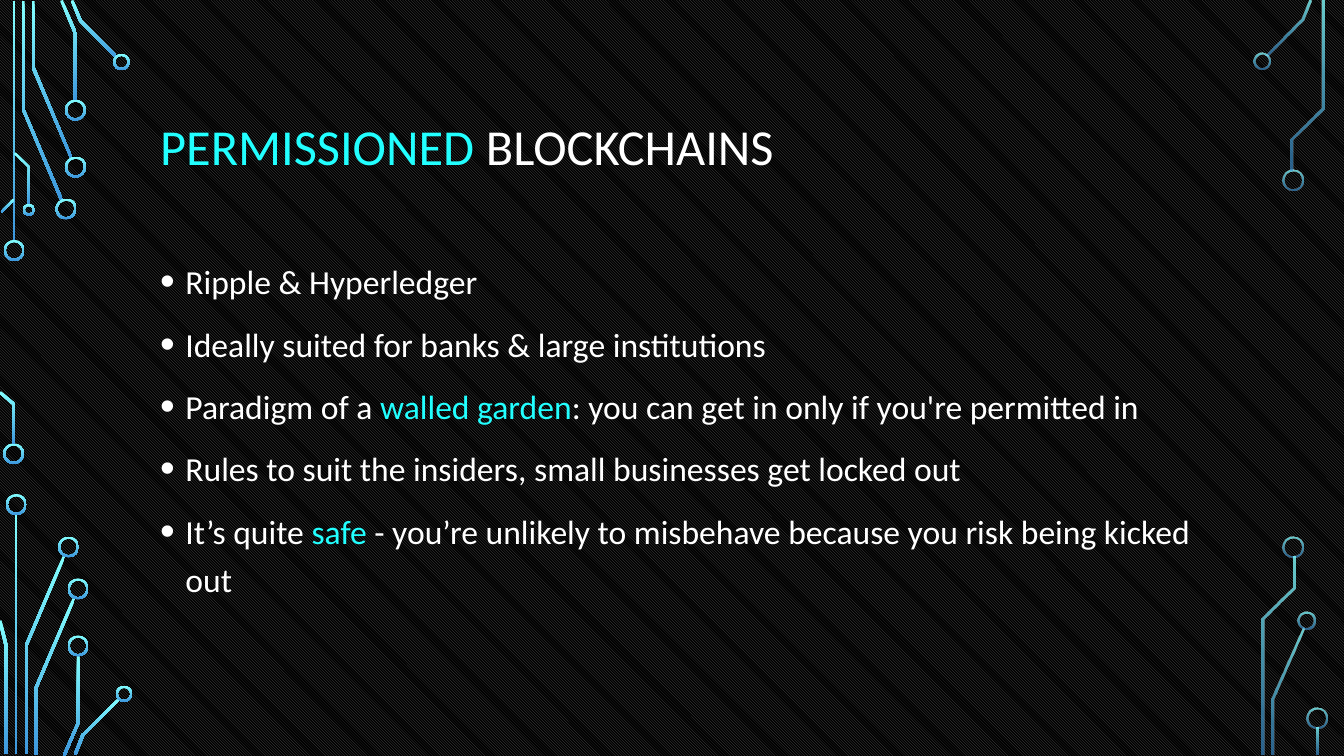
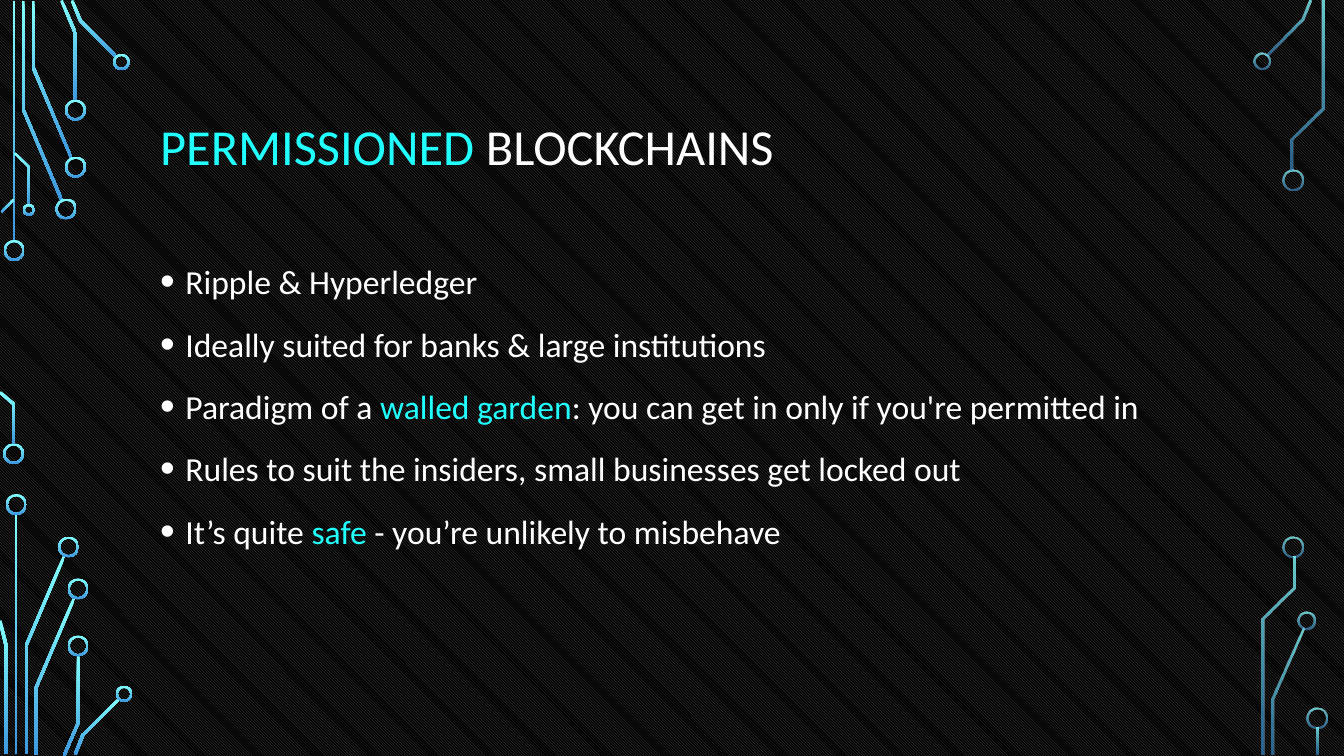
Before and after one commit to tokenika/tokenika.github.io, a slide deck: slide 9 of eostalk/EOS Talk BlockAliance.pptx. Drawn at 1344x756 pixels with LibreOffice and Linux fonts; fonts in the diff are those of the drawing; background and template pictures are left out. Boxes give left, top, right and bottom in pixels: in the first picture for what was removed or moved away, otherwise in the second. Text is boxed around its words. In the diff, an @@ line names an element or a change of style, - is before the commit and + after.

```diff
--- a/eostalk/EOS Talk BlockAliance.pptx
+++ b/eostalk/EOS Talk BlockAliance.pptx
@@ text at [185,520,781,550]: text changed @@
-• It’s quite safe - you’re unlikely to misbehave because you risk being kicked out
+• It’s quite safe - you’re unlikely to misbehave
```
Also in this commit, not shown: 3 other slides changed, 1 other file.
